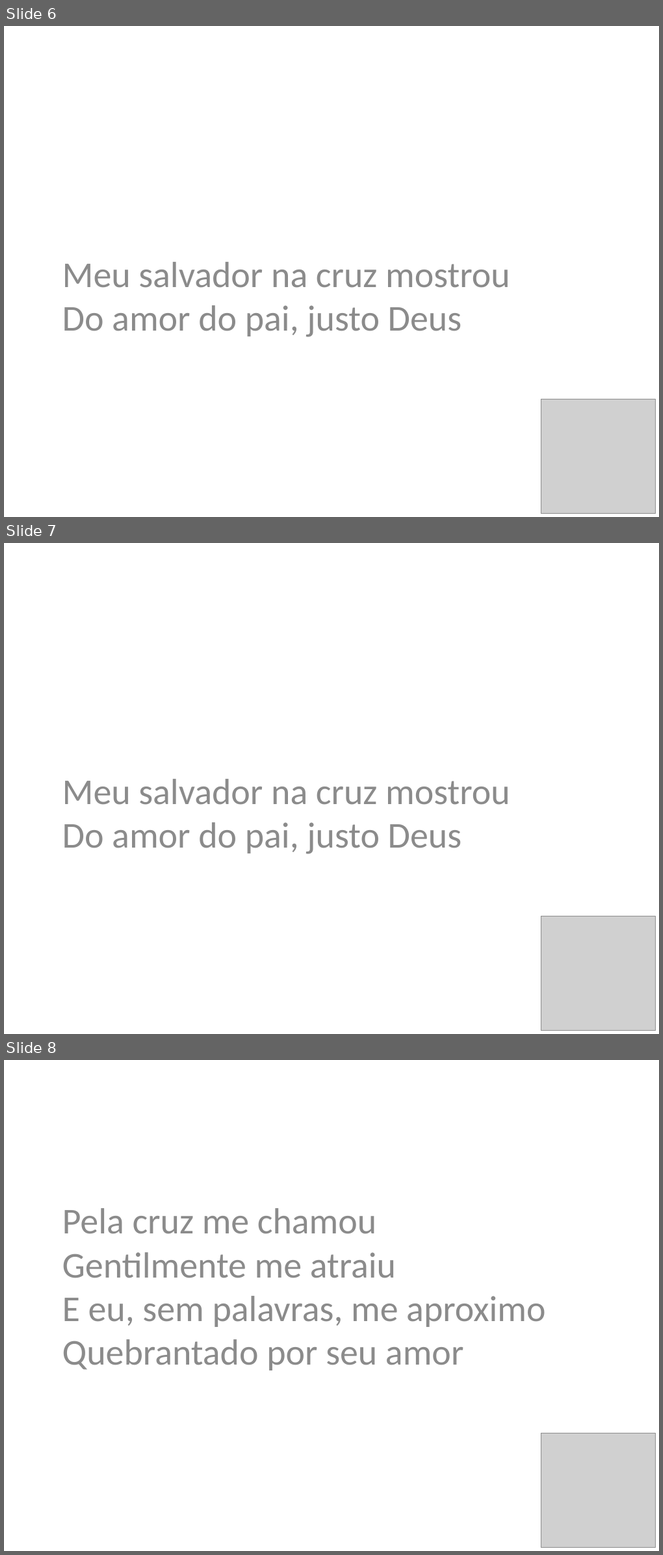
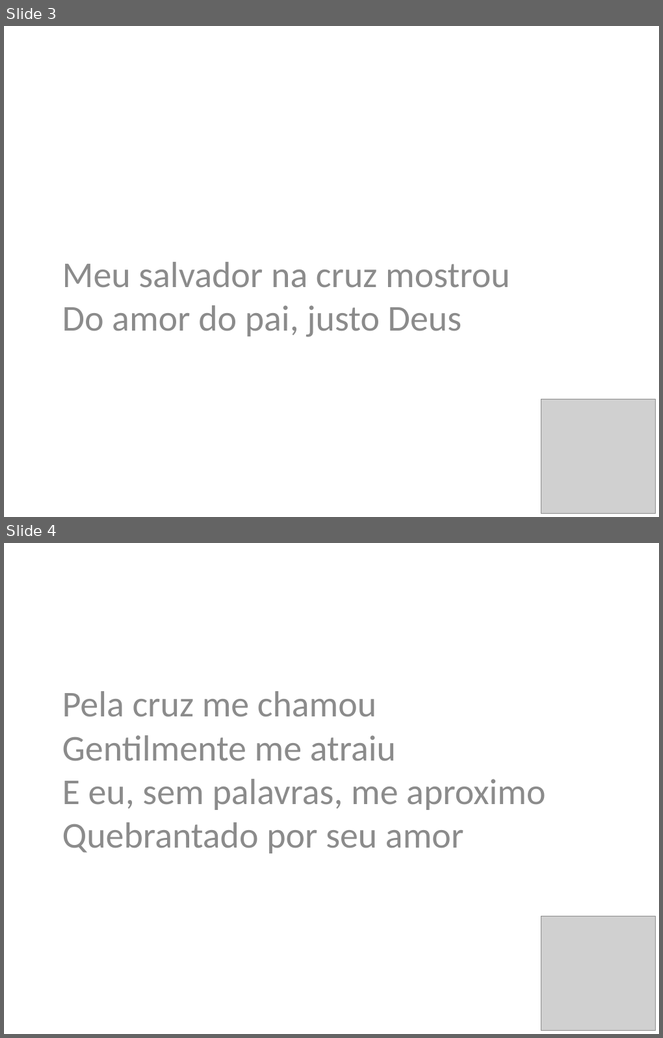
Before and after one commit to FilipeQuina/flask-pptx, a slide deck: slides/Quebrantado-Vineyard.pptx. Shown one above the other, each under a label of ours: slides 6, 7 and 8 before the commit, slides 3 and 4 after it. The pictures are 663x1555 and 663x1038 pixels, drawn with LibreOffice and Linux fonts; fonts in the diff are those of the drawing; grey boxes stand for pictures. Boxes give left, top, right and bottom in pixels: in the first picture for what was removed or moved away, otherwise in the second. Text is boxed around its words. In the diff, an @@ line names an element or a change of style, - is before the commit and + after.

```diff
--- a/slides/Quebrantado-Vineyard.pptx
+++ b/slides/Quebrantado-Vineyard.pptx
@@ slide 7 removed at bbox=[4, 543, 659, 1034], background #FFFFFF @@
@@ text removed at bbox=[62, 779, 510, 854] @@
-Meu salvador na cruz mostrou
-Do amor do pai, justo Deus
@@ picture removed at bbox=[542, 917, 656, 1031] @@
@@ what was slide 6 is now slide 3 @@
@@ what was slide 8 is now slide 4 @@
```
Also in this commit, not shown: 22 other slides removed, 19 other files.
